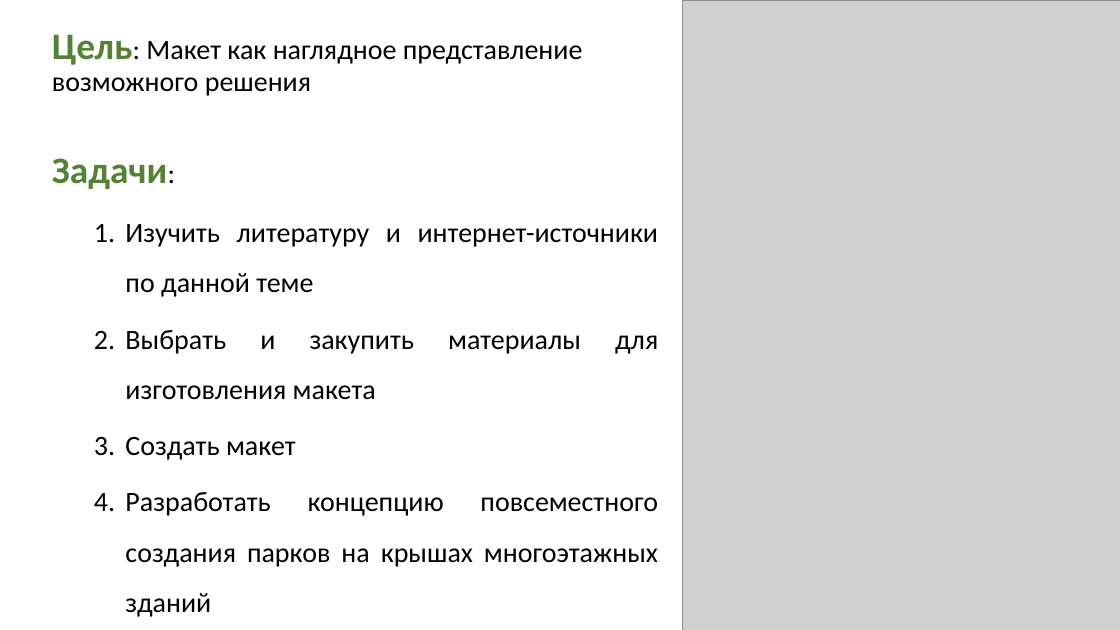
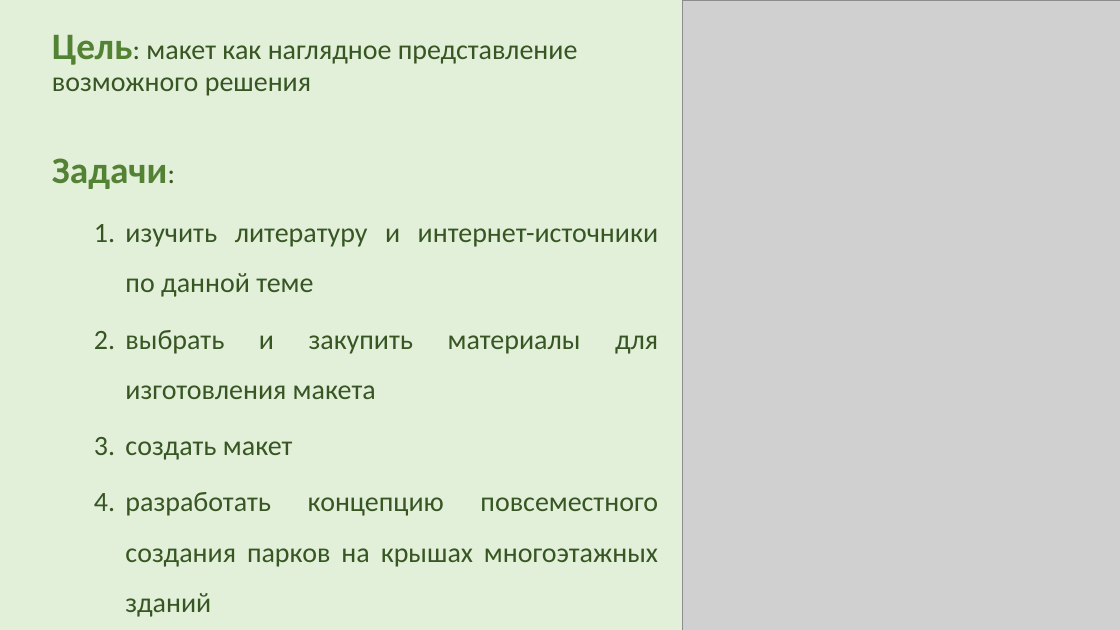
Before and after one commit to AkulinaDN/RoofPark, a slide deck: slide 3 of 10б Неумойчева презентация.pptm. Drawn at 1120x630 pixels with LibreOffice and Linux fonts; fonts in the diff are those of the drawing; grey boxes stand for pictures. Boxes give left, top, right and bottom in pixels: in the first picture for what was removed or moved away, otherwise in the second. Text is boxed around its words. In the diff, an @@ line names an element or a change of style, - is before the commit and + after.

```diff
--- a/10б Неумойчева презентация.pptm
+++ b/10б Неумойчева презентация.pptm
@@ background #FFFFFF to #E2F0D9 @@
@@ text at [52, 35, 578, 96]: text changed; text colour #000000 to #375623 @@
-Цель: Макет как наглядное представление возможного решения
+Цель: макет как наглядное представление возможного решения
@@ text at [52, 158, 167, 189]: text colour #000000 to #375623 in "Задачи:" @@
@@ text at [125, 228, 658, 617]: text changed; text colour #000000 to #375623 @@
-  1. Изучить литературу и интернет-источники по данной теме
-  2. Выбрать и закупить материалы для изготовления макета
-  3. Создать макет
-  4. Разработать концепцию повсеместного создания парков на крышах многоэтажных зданий
+  1. изучить литературу и интернет-источники по данной теме
+  2. выбрать и закупить материалы для изготовления макета
+  3. создать макет
+  4. разработать концепцию повсеместного создания парков на крышах многоэтажных зданий
```
Also in this commit, not shown: 4 other slides changed, 5 slides added, 10 other files.
